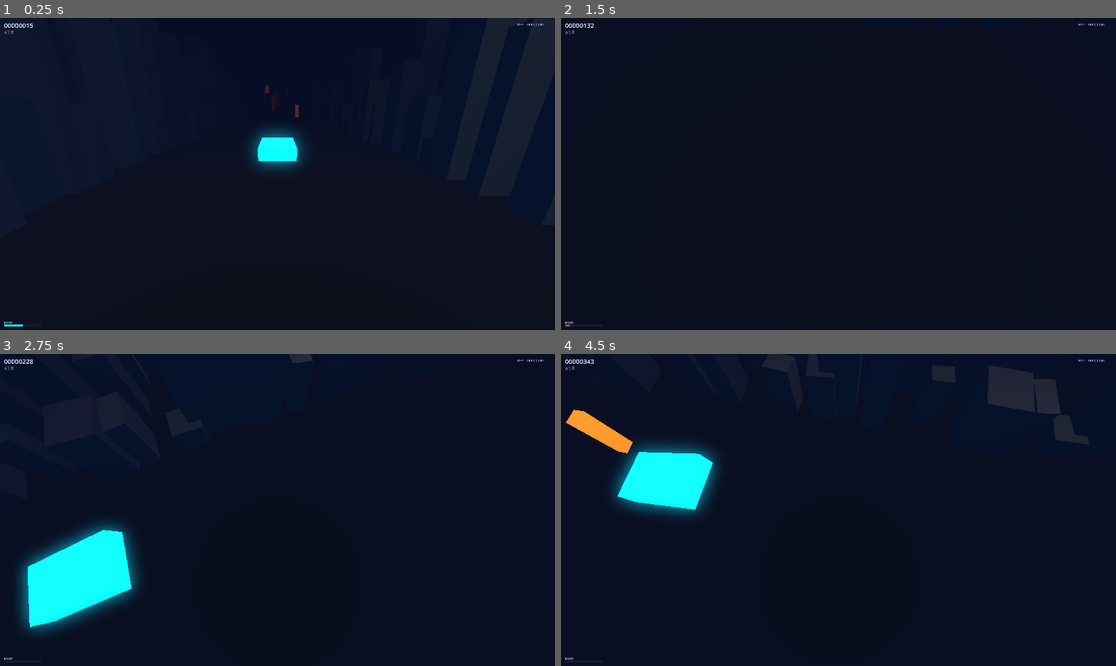
Above: before the commit, frames 1-4 (two rows, left to right).
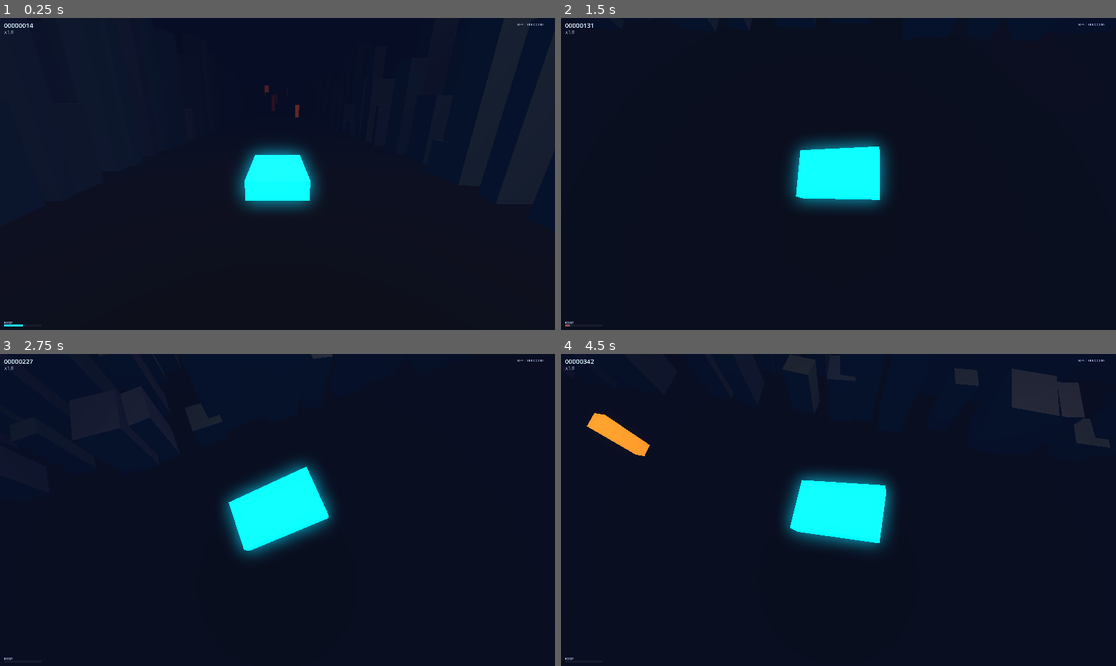
Above: after the commit, the same moments.

Repository: midas44/divepunk
Game: Godot game, scene res://scenes/main/Main.tscn
Same seed, same stepped clock (60 frames per second), same inputs: the game is played once before the commit and once after it.
Inputs (mouse positions are in pixels of both pictures, inside the frame that each line leads up to):
- Up to frame 1 (0.25 s): no input
- Up to frame 2 (1.5 s): move the mouse to (866, 174) at 0.52 s; hold Shift (boost) 0.53-1.28 s; hold W (steer_up) from 0.53 s (still down); tap Space at 0.77 s; move the mouse to (810, 174) at 1.27 s; tap Shift (boost) at 1.35 s
- Up to frame 3 (2.75 s): keep holding W (steer_up); tap Space at 1.52 s; move the mouse to (288, 503) at 2.02 s; hold Shift (boost) from 2.03 s (still down)
- Up to frame 4 (4.5 s): keep holding W (steer_up); move the mouse to (832, 516) at 2.77 s; release Shift (boost) at 2.78 s; tap Shift (boost) at 2.85, 4.35 s; tap Space at 3.02, 3.77 s; move the mouse to (877, 513) at 3.52 s; hold Shift (boost) 3.53-4.28 s; move the mouse to (794, 506) at 4.27 s

The runs differ from the first frame. In frame 1, 2.9% of the frame differs, in the area x 5-58%, y 1-62%; in frame 2, 3.9%; in frame 3, 10%; in frame 4, 10%, in the area x 0-99%, y 1-64%.

Commit message:
fix(camera): rigid lag-free orbit boom + 160Hz physics (kills car ghosting)
Two regressions from the smoothed-pivot orbit:

1) Camera pinned behind the car at every angle. The pivot lerped toward the car at follow_sharpness, so at flight speed it trailed by ~speed/sharpness (~17m) > the 12m boom — no orbit angle could reach the front. Fixed by orbiting the car's ACTUAL position rigidly (no follow-lag); a pure-math test confirms yaw 180 -> front, pitch +/-90 -> directly above/below, all facing the car.

2) Only the car still ghosted. The ship integrates in _physics_process at 60Hz while everything renders at ~160Hz, so the car juddered against the smooth 160Hz world (the earlier fps fix smoothed the world but not the 60Hz car). Raised common/physics_ticks_per_second to 160 so the car updates as often as it is drawn. All ship motion is delta-based, so feel/balance is unchanged.

Co-Authored-By: Claude Opus 4.8 (1M context) <noreply@anthropic.com>

Diff:
--- a/project.godot
+++ b/project.godot
@@ -29,6 +29,10 @@
 3d_physics/layer_1="ship"
 3d_physics/layer_2="obstacles"
 
+[physics]
+
+common/physics_ticks_per_second=160
+
 [rendering]
 
 renderer/rendering_method="forward_plus"
--- a/scripts/camera_rig.gd
+++ b/scripts/camera_rig.gd
@@ -1,16 +1,23 @@
 extends Node3D
-## Chase camera that orbits the car on a fixed-radius boom (mouse free-look), with speed-driven
-## FOV and shake — DIVEPUNK, milestone M1.
+## Chase camera on a RIGID orbit boom (mouse free-look), with speed-driven FOV and shake —
+## DIVEPUNK, milestone M1.
 ##
 ## Put this Node3D in the scene; it creates a Camera3D child named "Camera" if one isn't present.
-## Call set_target(ship) to follow the ship — game.gd does this for you. The mouse flies the camera
-## AROUND the car and always looks straight at it, so the car stays framed from any angle — including
-## directly above or below. FOV widening with speed is the single most effective "this feels fast"
-## trick, so the FOV range here is worth tuning alongside the ship's speed values.
+## Call set_target(ship) to follow the ship — game.gd does this for you.
+##
+## The camera sits on a fixed-length boom and orbits the car: the mouse flies it AROUND the car
+## (look back swings it to the front), and it always points straight at the car, so the car stays
+## dead-centre and visible from any angle — including directly above or below. The boom is RIGID
+## (no follow-lag) on purpose: an earlier smoothed pivot trailed the car by ~speed/sharpness
+## metres, which at flight speed exceeded the boom length and pinned the camera behind the car at
+## every angle. Smoothness instead comes from the physics tick matching the render rate (see
+## project.godot physics_ticks_per_second) so the car never judders against the world.
+##
+## FOV widening with speed is the single most effective "this feels fast" trick, so the FOV range
+## here is worth tuning alongside the ship's speed values.
 
 @export_group("Follow")
-@export var offset: Vector3 = Vector3(0.0, 4.0, 12.0)  ## rest pose: behind (+Z) and above the car; its length is the orbit radius
-@export var follow_sharpness: float = 6.0              ## how quickly the boom's pivot trails the car (lower = floatier)
+@export var offset: Vector3 = Vector3(0.0, 4.0, 12.0)  ## boom: behind (+Z) and above the car; its length is the orbit radius
 
 @export_group("FOV")
 @export var base_fov: float = 70.0
@@ -29,8 +36,6 @@
 var _target: Node3D
 var _cam: Camera3D
 var _shake: float = 0.0
-var _snapped: bool = false
-var _smooth_pivot: Vector3 = Vector3.ZERO   ## smoothed point the boom orbits (trails the car)
 var _look_yaw: float = 0.0      ## held orbit yaw (radians), full 360°; persists until you move the mouse
 var _look_pitch: float = 0.0    ## held orbit pitch (radians), clamped to ±limit; persists until you move the mouse
 
@@ -72,23 +77,16 @@
 	if _target == null:
 		return
 
-	# Smoothly trail the car with the boom's pivot. This is the only lag in the rig; the orbit
-	# itself is rigid, so swinging the view never feels mushy or "starved" by the car's forward speed.
+	# Rigid boom: orbit the camera around the car's ACTUAL position (no follow-lag). One spin
+	# rotates both the boom offset and the camera's orientation, so the camera always faces the
+	# car with no look_at — reaching directly above / below with no pole degeneracy, and keeping
+	# the car dead-centre at every angle (the lag-free boom is what lets the orbit reach the front).
 	var pivot := _target.global_position
-	if not _snapped:
-		_smooth_pivot = pivot
-		_snapped = true
-	else:
-		_smooth_pivot = _smooth_pivot.lerp(pivot, 1.0 - exp(-follow_sharpness * delta))
-
-	# Rigid orbit: rotate BOTH the boom offset and the camera's orientation by the same spin, so the
-	# camera always looks straight at the car — at any angle, including directly above / below, with
-	# no look_at degeneracy at the poles. rest aims the camera's −Z at the car from the rest pose.
 	var spin := Basis.IDENTITY
 	if mouse_look_enabled:
 		spin = Basis.from_euler(Vector3(_look_pitch, _look_yaw, 0.0))
-	var rest := Basis.looking_at(-offset, Vector3.UP)
-	global_transform = Transform3D(spin * rest, _smooth_pivot + spin * offset)
+	var rest := Basis.looking_at(-offset, Vector3.UP)   # aim the camera's −Z at the car from the rest pose
+	global_transform = Transform3D(spin * rest, pivot + spin * offset)
 
 	# Speed → FOV.
 	var ratio: float = 0.0
